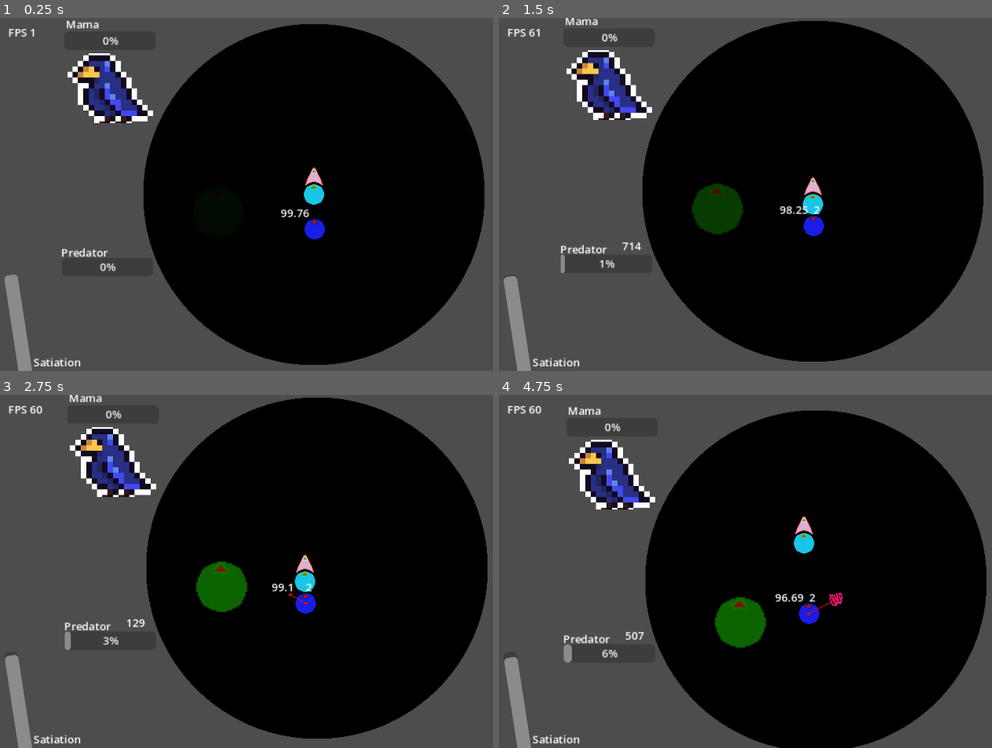
Above: before the commit, frames 1-4 (two rows, left to right).
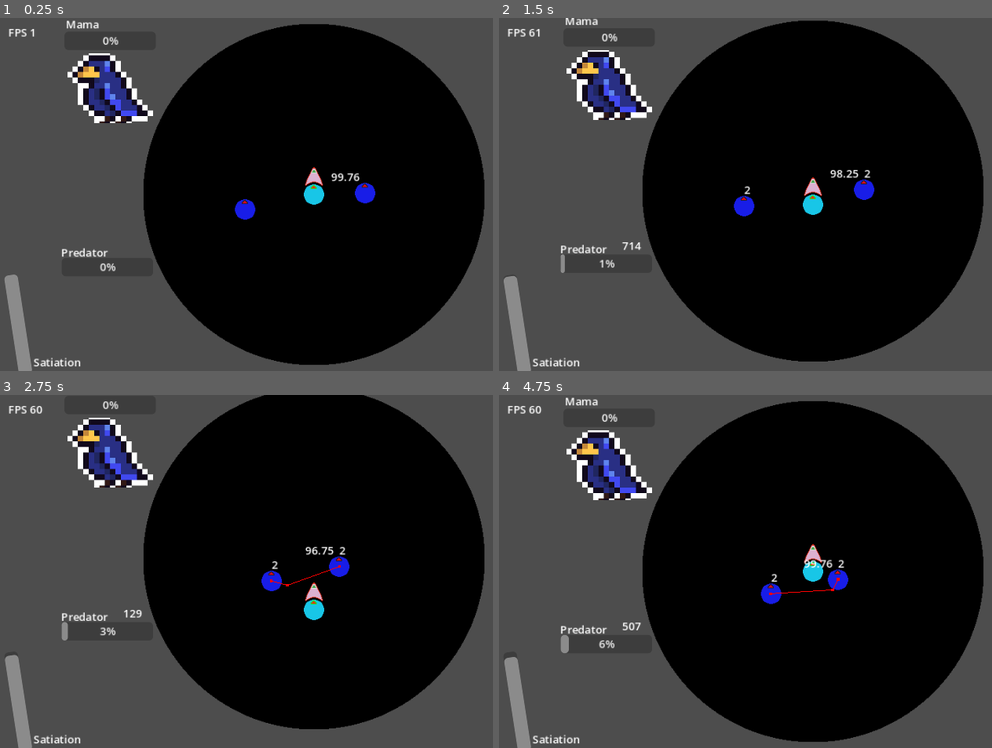
Above: after the commit, the same moments.

Repository: WilliamAalund/Brood-Feud
Game: Godot game, scene res://Levels/Main Level.tscn
Same seed, same stepped clock (60 frames per second), same inputs: the game is played once before the commit and once after it. The engine's default icon, where the game draws it, is replaced by a stand-in: a white triangle on a blue panel in a dark square.
Inputs (mouse positions are in pixels of both pictures, inside the frame that each line leads up to):
- Up to frame 1 (0.25 s): no input
- Up to frame 2 (1.5 s): tap Enter at 0.5 s; move the mouse to (952, 176) at 0.52 s; hold D (right) 0.53-1.28 s; hold Space (interact) 0.53-1.28 s; move the mouse to (686, 212) at 1.27 s; hold S (down) from 1.28 s (still down); tap Space (interact) at 1.35 s
- Up to frame 3 (2.75 s): move the mouse to (374, 493) at 2.02 s; release S (down) at 2.03 s; hold D (right) from 2.03 s (still down); hold Space (interact) from 2.03 s (still down)
- Up to frame 4 (4.75 s): move the mouse to (780, 642) at 2.77 s; release D (right) at 2.78 s; release Space (interact) at 2.78 s; hold W (up) 2.78-3.53 s; tap Space (interact) at 2.85, 4.35 s; move the mouse to (outside the picture) at 3.52 s; hold Space (interact) 3.53-4.28 s; hold A (left) from 3.53 s (still down); move the mouse to (622, 518) at 4.27 s

The runs differ from the first frame. In frame 1, 0.8% of the frame differs, in the area x 47-77%, y 44-63%; in frame 2, 2.3%; in frame 3, 9.0%; in frame 4, 9.5%, in the area x 12-99%, y 0-100%.

Commit message:
Sunray update

Diff:
--- a/Levels/Main Level.tscn
+++ b/Levels/Main Level.tscn
@@ -1,8 +1,7 @@
-[gd_scene load_steps=11 format=3 uid="uid://cfa30ma1dxdgy"]
+[gd_scene load_steps=10 format=3 uid="uid://cfa30ma1dxdgy"]
 
 [ext_resource type="Script" path="res://Levels/Main Level.gd" id="1_ai4xj"]
 [ext_resource type="PackedScene" uid="uid://bshdn3dwrgrbt" path="res://Sub Scenes/Environment_Nest/environment_nest.tscn" id="2_1iti4"]
-[ext_resource type="PackedScene" uid="uid://chf45bqb5qp4n" path="res://Sub Scenes/Helper_Sunspots/Entity_Temperature_Zone/temperature_zone.tscn" id="3_mrf87"]
 [ext_resource type="PackedScene" uid="uid://b6f2ildgxylks" path="res://Sub Scenes/Helper_Food_Spawner/helper_food_spawner.tscn" id="5_slw61"]
 [ext_resource type="PackedScene" uid="uid://cudu6vf7uwwve" path="res://Sub Scenes/Process_Momma_Bird/process_momma_bird.tscn" id="5_ucfnu"]
 [ext_resource type="PackedScene" uid="uid://bx0asr7ljxkpl" path="res://Sub Scenes/Process_Predator/process_predator.tscn" id="6_63o2m"]
@@ -15,9 +14,6 @@
 script = ExtResource("1_ai4xj")
 
 [node name="environment_nest" parent="." instance=ExtResource("2_1iti4")]
-
-[node name="temperature_zone" parent="." instance=ExtResource("3_mrf87")]
-position = Vector2(-140, 26)
 
 [node name="manager_birds" parent="." instance=ExtResource("7_jxroq")]
 
@@ -44,10 +40,10 @@
 offset_bottom = -244.0
 
 [node name="manager_sunspots" parent="." instance=ExtResource("10_k0xh1")]
-position = Vector2(-449, -244)
 
 [connection signal="mom_drops_food" from="process_momma_bird" to="helper_food_spawner" method="_on_momma_bird_mom_drops_food"]
 [connection signal="toggle_mom_presence" from="process_momma_bird" to="manager_birds" method="_on_process_momma_bird_toggle_mom_presence"]
 [connection signal="toggle_mom_presence" from="process_momma_bird" to="process_predator" method="_on_process_momma_bird_toggle_mom_presence"]
+[connection signal="toggle_mom_presence" from="process_momma_bird" to="manager_sunspots" method="_on_process_momma_bird_toggle_mom_presence"]
 [connection signal="player_eaten" from="process_predator" to="manager_game_over" method="_on_process_predator_player_eaten"]
 [connection signal="toggle_predator_presence" from="process_predator" to="process_momma_bird" method="_on_process_predator_toggle_predator_presence"]
--- a/Sub Scenes/Entity_AI_Bird/AI_Bird.gd
+++ b/Sub Scenes/Entity_AI_Bird/AI_Bird.gd
@@ -4,10 +4,10 @@
 @export var angryThreshold = 5
 
 const idleVal = 0.04
-const foodRestore = 10
 
 # State variable is in the child CharacterBody2D Node
 # TODO: Implement aggroVal raising, aggroTarger, momHome, isSunspot, noticedPredator, and isStupid
+var debug = false
 var aggroVal = 0 # Bird begins with no aggro value
 var aggroTarget
 var sunspotTarget
@@ -29,10 +29,10 @@
 # other aspects of each bird as well.
 
 func eat(): # Function called to increase satiation when you eat.
-	if satiation + foodRestore > 100:
+	if satiation + get_parent().foodRestore > 100:
 		satiation = 100
 	else:
-		satiation += foodRestore
+		satiation += get_parent().foodRestore
 
 # -- STATE DESCRIPTIONS --
 # 0 - In egg
@@ -44,6 +44,8 @@
 # 6 - Dead
 
 func updatedState(): # Returns variable corresponding to state. state then used in pathfinding.
+	if debug: # If the bird is in a debugger state, then it will only run the debugging code
+		return 7
 	if satiation <= 0: # If the bird is dead its dead, won't do anything.
 		return 6 # Dead
 	else: if noticedPredator and not isStupid: # The next thing that will take
--- a/Sub Scenes/Entity_AI_Bird/AI_BirdCharacterBody.gd
+++ b/Sub Scenes/Entity_AI_Bird/AI_BirdCharacterBody.gd
@@ -68,6 +68,9 @@
 func state6(_delta): # Will remain entirely immobile. Dead
 	pass
 
+func state7(_delta): # Debugger state
+	pass
+
 # TODO: Aparrently, you can pass functions as parameters somehow.
 # There should be an extremely easy way to tell the navigation agent to just do
 # x navigation behavior, where x is just the state value.
@@ -90,3 +93,5 @@
 			state5(delta)
 		6:
 			state6(delta)
+		7:
+			state7(delta)
--- a/Sub Scenes/Helper_Sunspots/Entity_Temperature_Zone/temperature_zone.gd
+++ b/Sub Scenes/Helper_Sunspots/Entity_Temperature_Zone/temperature_zone.gd
@@ -1,11 +1,15 @@
 extends Node2D
 
+const LIFESPAN_MIN = 4
+const LIFESPAN_MAX = 10
+
+var lifespan = 5 # Parameter should be in terms of seconds.
 var randomState = randi_range(1,3)
 
-
 func _ready():
+	lifespan = randi_range(LIFESPAN_MIN, LIFESPAN_MAX)
 	self.modulate.a = 0
-	while (self.modulate.a < .5):
+	while (self.modulate.a < .4):
 		self.modulate.a += 0.01
 		await $Timer.timeout
 	match randomState:
@@ -16,16 +20,29 @@
 		3:
 			state1()
 
-
+func modulateOverLifespan(lifespan):
+	var x = 0
+	var function = -1* (x-1)^2 + 1
+	self.modulate.a
+	pass
 
 func state1():
 	var i: float = 0
-	while i < 2000:
+	while i < lifespan * 20:
 		self.position.x += sin(i / 25)
 		self.position.y += cos((i / 20) + 5)
 		await $Timer.timeout
 		i += 1
 	while (self.modulate.a > 0):
-		self.modulate.a -= 0.01
+		self.modulate.a -= 0.02
 		await $Timer.timeout
 	queue_free()
+
+func state2():
+	pass
+
+func state3():
+	pass
+
+func state4():
+	pass
--- a/Sub Scenes/Helper_Sunspots/Entity_Temperature_Zone/temperature_zone.tscn
+++ b/Sub Scenes/Helper_Sunspots/Entity_Temperature_Zone/temperature_zone.tscn
@@ -1,7 +1,7 @@
 [gd_scene load_steps=4 format=3 uid="uid://chf45bqb5qp4n"]
 
 [ext_resource type="Script" path="res://Sub Scenes/Helper_Sunspots/Entity_Temperature_Zone/temperature_zone.gd" id="1_0mnf6"]
-[ext_resource type="Texture2D" uid="uid://28v4ug0v4asp" path="res://Visuals/Placeholder Graphics/protoBody.png" id="2_qdw30"]
+[ext_resource type="Texture2D" uid="uid://c2mqomq4b07u4" path="res://Visuals/Placeholder Graphics/sunray_placeholder.png" id="2_ev6pf"]
 
 [sub_resource type="CircleShape2D" id="CircleShape2D_cdt7u"]
 radius = 39.0
@@ -15,9 +15,9 @@
 shape = SubResource("CircleShape2D_cdt7u")
 
 [node name="Sprite2D" type="Sprite2D" parent="."]
-modulate = Color(0.992157, 0.992157, 0, 1)
-scale = Vector2(2.49219, 2.46875)
-texture = ExtResource("2_qdw30")
+position = Vector2(1.43051e-06, -0.500001)
+scale = Vector2(0.065, 0.0641667)
+texture = ExtResource("2_ev6pf")
 
 [node name="Timer" type="Timer" parent="."]
 wait_time = 0.05
--- a/Sub Scenes/Helper_Sunspots/manager_sunspots.gd
+++ b/Sub Scenes/Helper_Sunspots/manager_sunspots.gd
@@ -1,4 +1,34 @@
 extends Node2D
 
-var isSunspots = false
-var numSunspots = 0
+const SPAWN_OFFSET = 100
+const SUNRAYS_TO_SPAWN = 4
+const MIN_INTERVAL_BETWEEN_SUNRAY_SPAWN = 4
+const MAX_INTERVAL_BETWEEN_SUNRAY_SPAWN = 10
+
+var sunray_scene = load("res://Sub Scenes/Helper_Sunspots/Entity_Temperature_Zone/temperature_zone.tscn")
+var momIsHome = false
+
+func _on_process_momma_bird_toggle_mom_presence():
+	momIsHome = !momIsHome
+	if momIsHome == false:
+		spawnSunrays()
+
+func newRandomPosition():
+	var xPos = randi_range(-SPAWN_OFFSET, SPAWN_OFFSET)
+	var yPos = randi_range(-SPAWN_OFFSET, SPAWN_OFFSET)
+	return Vector2(xPos,yPos)
+
+func spawnSunray():
+	var newSunrayPosition = newRandomPosition()
+	var sunray_instance = sunray_scene.instantiate()
+	sunray_instance.position = newSunrayPosition
+	self.add_child(sunray_instance)
+
+func spawnSunrays():
+	var i = 0
+	var sunraySpawnInterval
+	while i < SUNRAYS_TO_SPAWN and momIsHome == false:
+		spawnSunray()
+		sunraySpawnInterval = randi_range(MIN_INTERVAL_BETWEEN_SUNRAY_SPAWN, MAX_INTERVAL_BETWEEN_SUNRAY_SPAWN)
+		await get_tree().create_timer(sunraySpawnInterval).timeout
+		i += 1
--- a/Sub Scenes/Manager_Birds/BirdControl.gd
+++ b/Sub Scenes/Manager_Birds/BirdControl.gd
@@ -1,8 +1,10 @@
 extends Node2D
 
 # Values that each of the birds can refer to in order to make decisions about themselves/what they want to do.
+@export var foodRestore = 12
 @export var idleSatiationDrainRate = 0.06
 @export var sunRate = -0.02
+@export var debug = false
 
 var momIsHome = false # Toggled by toggle_mom_presence signal, sent by momma bird.
 var isSunspot = false # Toggled in the Main Level scene's attached script.
@@ -10,6 +12,10 @@
 signal AI_Bird_Move(target_position)
 signal Birds_Increment_Hunger()
 signal player_starved
+
+func _ready():
+	if debug:
+		$AI_Bird.debug = true
 
 func _physics_process(_delta):
 	emit_signal("AI_Bird_Move", $player_bird.position)
--- a/Sub Scenes/Manager_Birds/Manager_Birds.tscn
+++ b/Sub Scenes/Manager_Birds/Manager_Birds.tscn
@@ -10,11 +10,14 @@
 [node name="player_bird" parent="." instance=ExtResource("4_2bnt3")]
 
 [node name="AI_Bird" parent="." instance=ExtResource("3_aebak")]
-position = Vector2(1, 51)
+position = Vector2(75, -2)
 
 [node name="Timer" type="Timer" parent="."]
 wait_time = 0.05
 autostart = true
+
+[node name="AI_Bird2" parent="." instance=ExtResource("3_aebak")]
+position = Vector2(-101, 22)
 
 [connection signal="AI_Bird_Move" from="." to="AI_Bird" method="_on_bird_control_ai_bird_move"]
 [connection signal="Birds_Increment_Hunger" from="." to="player_bird" method="_on_bird_control_birds_increment_hunger"]
--- a/Sub Scenes/Player_New_Player/player_bird.gd
+++ b/Sub Scenes/Player_New_Player/player_bird.gd
@@ -2,8 +2,6 @@
 
 var satiation = 100
 var inSunlight = false
-
-const foodRestore = 10
 
 signal playerStarved
 
@@ -11,10 +9,10 @@
 	$character_bird/debugger_satiation.text = str(satiation).substr(0,5)
 
 func eat(): # Function called to increase satiation when you eat.
-	if satiation + foodRestore > 100:
+	if satiation + get_parent().foodRestore > 100:
 		satiation = 100
 	else:
-		satiation += foodRestore
+		satiation += get_parent().foodRestore
 
 func expend(value): # Immedeately decreases satiation by a specified amount.
 	if satiation - value < 0:
@@ -32,6 +30,7 @@
 # --- DETECTING EATING, DECREMENTING HUNGER ---
 func _on_beak_area_area_entered(area):
 	if area.is_in_group("food"):
+		Input.start_joy_vibration(0, 0.5, 0.5, 0.1)
 		eat()
 
 func _on_bird_control_birds_increment_hunger():
Binary file added: Visuals/Placeholder Graphics/sunray_placeholder.png
Not shown, added: Visuals/Placeholder Graphics/sunray_placeholder.png.import
